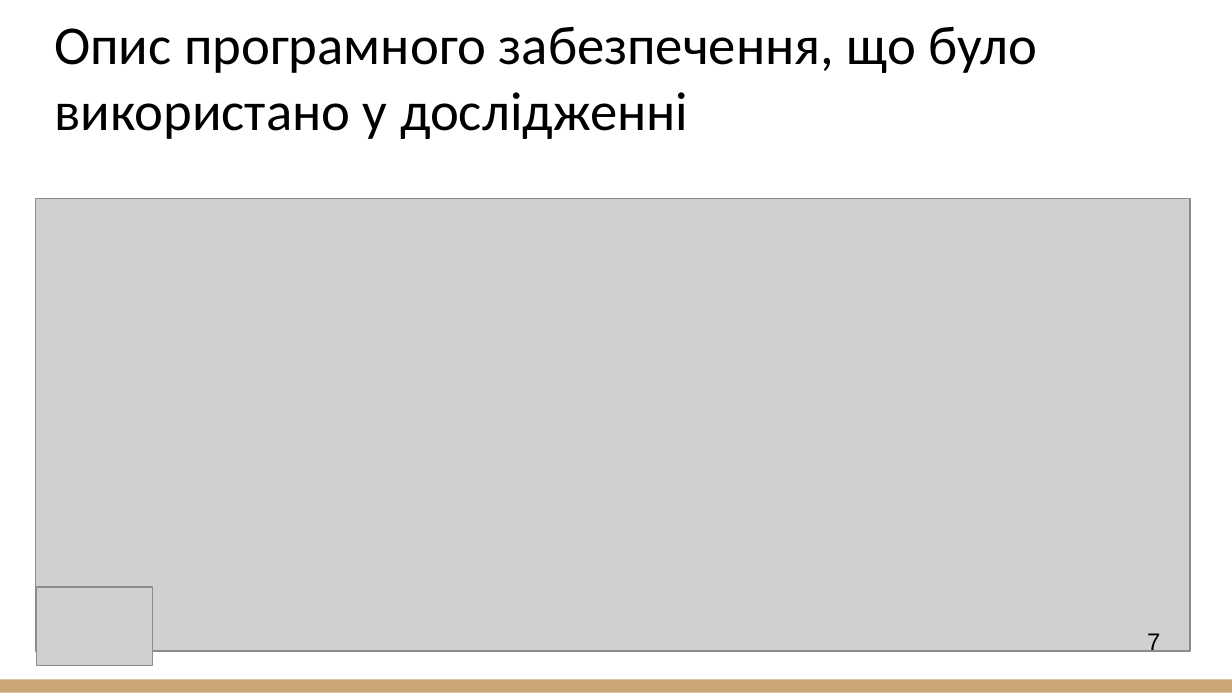
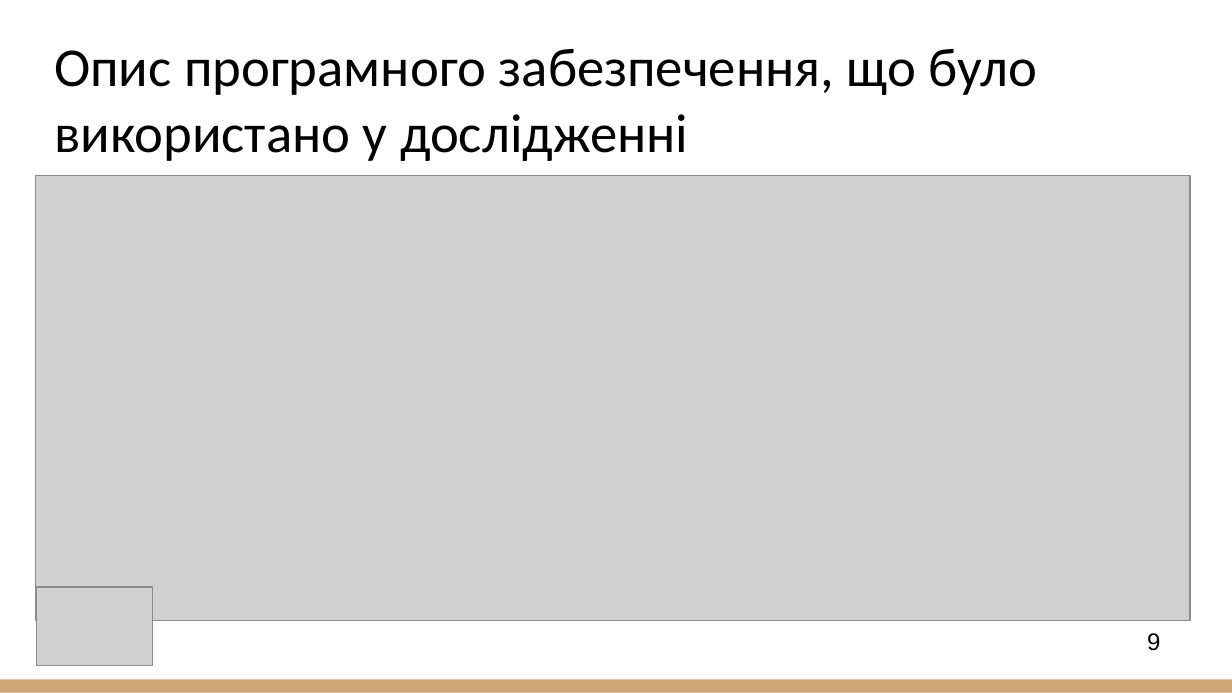
Before and after one commit to kokjela/2025_IPZm-23-3_Biliaieva_A_S, a slide deck: slide 9 of 2025_М_ПІ_ІПЗ-23-3_Біляєва_А_С.ppt (slide 7 before the commit). Drawn at 1232x693 pixels with LibreOffice and Linux fonts; fonts in the diff are those of the drawing; grey boxes stand for pictures. Boxes give left, top, right and bottom in pixels: in the first picture for what was removed or moved away, otherwise in the second. Text is boxed around its words. In the diff, an @@ line names an element or a change of style, - is before the commit and + after.

```diff
--- a/2025_М_ПІ_ІПЗ-23-3_Біляєва_А_С.ppt
+++ b/2025_М_ПІ_ІПЗ-23-3_Біляєва_А_С.ppt
@@ title "Опис програмного забезпечення, що було ...": place and size @@
-title "Опис програмного забезпечення, що було ..." at bbox=[54, 26, 1037, 139]
+title "Опис програмного забезпечення, що було ..." at bbox=[54, 48, 1037, 161]
@@ picture: place and size @@
-picture at bbox=[36, 198, 1190, 650]
+picture at bbox=[36, 176, 1190, 621]
@@ page number at bbox=[1147, 633, 1160, 651]: text changed @@
-7
+9
```
Also in this commit, not shown: 4 other slides changed, 10 slides added, 7 slides removed.
